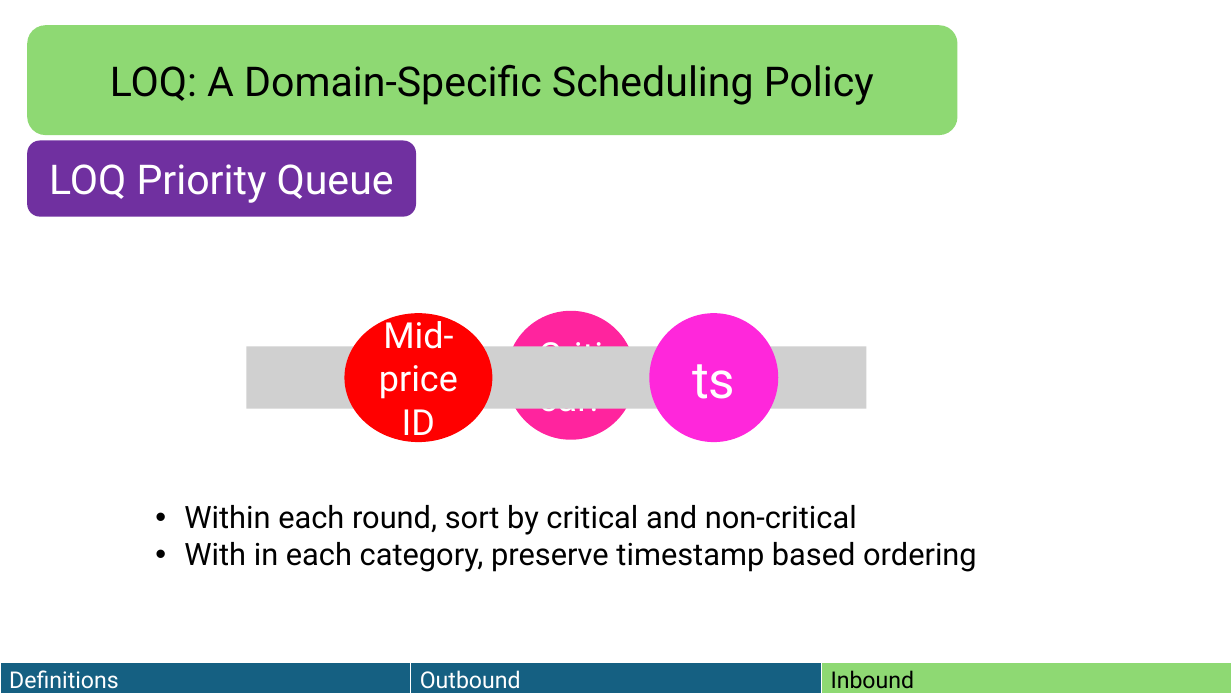
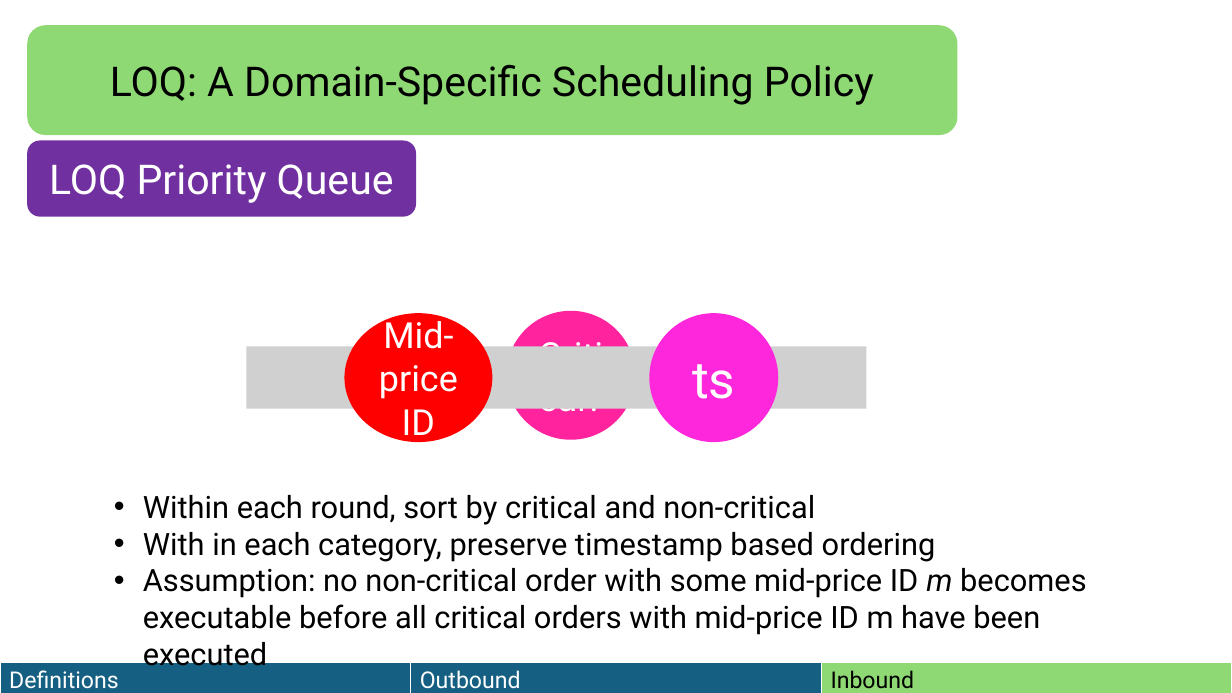
Before and after one commit to HaseebLUMS/Onyx-Presentation, a slide deck: slide 105 of thesis-latency-fairness.pptx. Drawn at 1232x693 pixels with LibreOffice and Linux fonts; fonts in the diff are those of the drawing; grey boxes stand for pictures. Boxes give left, top, right and bottom in pixels: in the first picture for what was removed or moved away, otherwise in the second. Text is boxed around its words. In the diff, an @@ line names an element or a change of style, - is before the commit and + after.

Commit message:
updated presentation

```diff
--- a/thesis-latency-fairness.pptx
+++ b/thesis-latency-fairness.pptx
@@ text "Within each round, sort by ...": place and size @@
-text "Within each round, sort by ..." at box(184, 505, 977, 572)
+text "Within each round, sort by ..." at box(143, 495, 1087, 674)
@@ text at box(143, 568, 1087, 674): paragraph added @@
+• Assumption: no non-critical order with some mid-price ID m becomes executable before all critical orders with mid-price ID m have been executed
```
